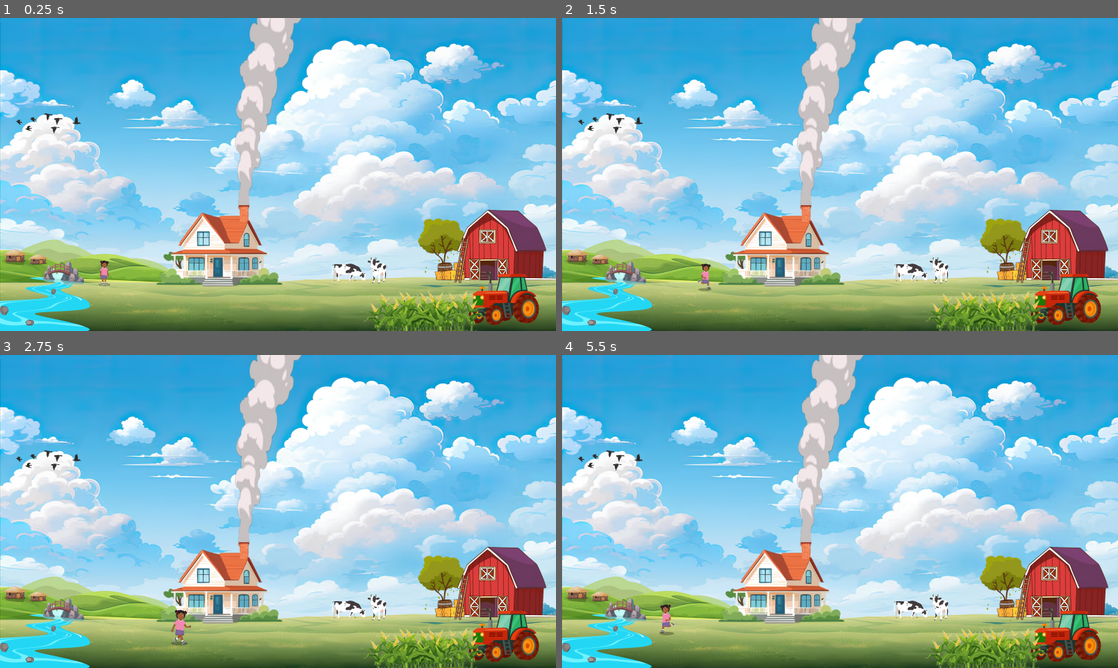
Above: before the commit, frames 1-4 (two rows, left to right).
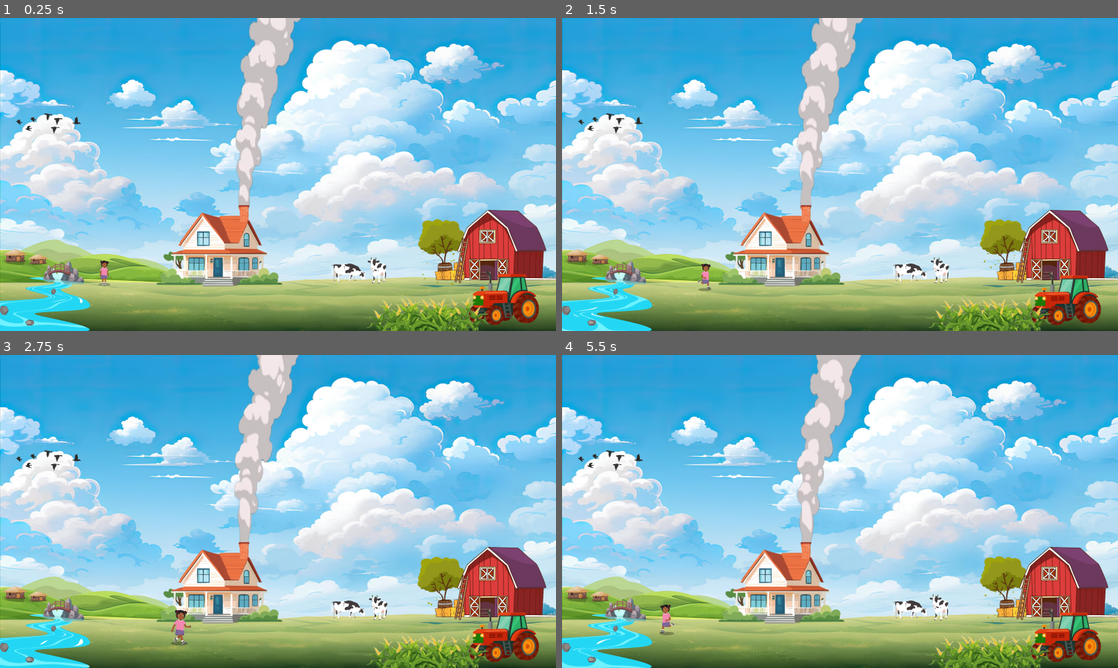
Above: after the commit, the same moments.

Repository: HumaidEbrahim/Arcademia
Game: Godot game, scene res://levels/openworld/FarmMap.tscn
The game is run twice, just before and just after one commit, with the same random seed, the same clock (stepped at 60 frames per second) and the same inputs.
Inputs:
- Up to frame 1 (0.25 s): no input
- Up to frame 2 (1.5 s): hold Right (move_right) 0.53-1.28 s; tap A (btn_1) at 0.6 s; hold Down (move_down) from 1.28 s (still down); tap S (btn_2) at 1.35 s
- Up to frame 3 (2.75 s): release Down (move_down) at 2.03 s; hold Right (move_right) from 2.03 s (still down); tap D (btn_3) at 2.1 s
- Up to frame 4 (5.5 s): release Right (move_right) at 2.78 s; hold Up (move_up) 2.78-3.53 s; tap one key every 0.75 s from 2.85 s: F (btn_4) A (btn_1) S (btn_2) D (btn_3); hold Left (move_left) 3.53-5.03 s; hold Down (move_down) from 5.03 s (still down)

The runs differ from the first frame. In frame 1, 2.6% of the frame differs, in the area x 0-88%, y 0-100%; in frame 2, 2.7%; in frame 3, 4.8%; in frame 4, 5.0%, in the area x 0-97%, y 0-100%.

Commit message:
autoplay animations

Diff:
--- a/levels/Test.tscn
+++ /dev/null
@@ -1,19 +0,0 @@
-[gd_scene load_steps=3 format=3 uid="uid://t1s3s7gdchyp"]
-
-[ext_resource type="PackedScene" uid="uid://c4phshtsyfg0g" path="res://ui/blocks/scenes/main_ui.tscn" id="1_412ku"]
-[ext_resource type="Texture2D" uid="uid://bxa0wb3rnanpe" path="res://assets/field.png" id="2_0lldd"]
-
-[node name="Test" type="Node2D"]
-
-[node name="MainUI" parent="." instance=ExtResource("1_412ku")]
-offset_left = -3.0
-offset_top = -4.00003
-offset_right = 1917.0
-offset_bottom = 1076.0
-
-[node name="TextureRect" type="TextureRect" parent="."]
-offset_left = 316.0
-offset_top = 411.0
-offset_right = 1416.0
-offset_bottom = 1311.0
-texture = ExtResource("2_0lldd")
--- /dev/null
+++ b/levels/lvl1/FarmTractor.tscn
@@ -0,0 +1,3 @@
+[gd_scene format=3 uid="uid://cdjcvpjiowwki"]
+
+[node name="FarmTractor" type="Node2D"]
--- a/levels/openworld/FarmMap.tscn
+++ b/levels/openworld/FarmMap.tscn
@@ -214,7 +214,7 @@
 "texture": ExtResource("13_5hgic")
 }],
 "loop": true,
-"name": &"default",
+"name": &"Smoke",
 "speed": 8.0
 }]
 
@@ -250,32 +250,6 @@
 "loop": true,
 "name": &"default",
 "speed": 2.0
-}]
-
-[sub_resource type="SpriteFrames" id="SpriteFrames_nhv08"]
-animations = [{
-"frames": [{
-"duration": 1.0,
-"texture": ExtResource("28_4t6sw")
-}, {
-"duration": 1.0,
-"texture": ExtResource("29_pmr81")
-}, {
-"duration": 1.0,
-"texture": ExtResource("30_rmhjy")
-}, {
-"duration": 1.0,
-"texture": ExtResource("31_f4d0c")
-}, {
-"duration": 1.0,
-"texture": ExtResource("32_mcune")
-}, {
-"duration": 1.0,
-"texture": ExtResource("33_vom2k")
-}],
-"loop": true,
-"name": &"default",
-"speed": 6.0
 }]
 
 [sub_resource type="SpriteFrames" id="SpriteFrames_axulr"]
@@ -357,6 +331,32 @@
 "loop": true,
 "name": &"default",
 "speed": 5.0
+}]
+
+[sub_resource type="SpriteFrames" id="SpriteFrames_nhv08"]
+animations = [{
+"frames": [{
+"duration": 1.0,
+"texture": ExtResource("28_4t6sw")
+}, {
+"duration": 1.0,
+"texture": ExtResource("29_pmr81")
+}, {
+"duration": 1.0,
+"texture": ExtResource("30_rmhjy")
+}, {
+"duration": 1.0,
+"texture": ExtResource("31_f4d0c")
+}, {
+"duration": 1.0,
+"texture": ExtResource("32_mcune")
+}, {
+"duration": 1.0,
+"texture": ExtResource("33_vom2k")
+}],
+"loop": true,
+"name": &"default",
+"speed": 6.0
 }]
 
 [node name="FarmMap" type="Node2D"]
@@ -369,6 +369,7 @@
 position = Vector2(1279.5, 691.25)
 scale = Vector2(0.272917, 0.319792)
 sprite_frames = SubResource("SpriteFrames_lvoov")
+autoplay = "default"
 frame_progress = 0.701616
 
 [node name="Birds" type="AnimatedSprite2D" parent="."]
@@ -381,12 +382,14 @@
 position = Vector2(758, 274)
 scale = Vector2(1.7549, 3.57843)
 sprite_frames = SubResource("SpriteFrames_goeqc")
-frame_progress = 0.936765
+animation = &"Smoke"
+autoplay = "Smoke"
 
 [node name="Barn" type="AnimatedSprite2D" parent="."]
 position = Vector2(1399, 656)
 scale = Vector2(0.389706, 0.389706)
 sprite_frames = SubResource("SpriteFrames_nvegv")
+autoplay = "default"
 frame_progress = 0.999259
 
 [node name="FarmMapHouse" type="Sprite2D" parent="."]
@@ -398,24 +401,21 @@
 position = Vector2(1450, 804)
 scale = Vector2(0.197998, 0.197998)
 sprite_frames = SubResource("SpriteFrames_qovtx")
+autoplay = "default"
 frame_progress = 0.0652872
-
-[node name="Mielie" type="AnimatedSprite2D" parent="."]
-position = Vector2(1216, 856)
-scale = Vector2(0.352539, 0.221191)
-sprite_frames = SubResource("SpriteFrames_nhv08")
-frame_progress = 0.903062
 
 [node name="Cow1" type="AnimatedSprite2D" parent="."]
 position = Vector2(1003.97, 731.003)
 scale = Vector2(0.101509, 0.0850708)
 sprite_frames = SubResource("SpriteFrames_axulr")
+autoplay = "default"
 frame_progress = 0.789242
 
 [node name="Cow2" type="AnimatedSprite2D" parent="."]
 position = Vector2(1088.13, 724.781)
 scale = Vector2(0.158488, 0.158488)
 sprite_frames = SubResource("SpriteFrames_ayt2f")
+autoplay = "default"
 frame_progress = 0.494019
 
 [node name="Huts2" type="Sprite2D" parent="."]
@@ -427,6 +427,7 @@
 position = Vector2(53, 824.875)
 scale = Vector2(0.406738, 0.420166)
 sprite_frames = SubResource("SpriteFrames_cdtih")
+autoplay = "default"
 frame_progress = 0.747943
 
 [node name="Bridge" type="Sprite2D" parent="."]
@@ -435,3 +436,10 @@
 texture = ExtResource("62_kjeei")
 
 [node name="Player" parent="." instance=ExtResource("73_htkvy")]
+
+[node name="Mielie" type="AnimatedSprite2D" parent="."]
+position = Vector2(1226, 874)
+scale = Vector2(0.352539, 0.221191)
+sprite_frames = SubResource("SpriteFrames_nhv08")
+autoplay = "default"
+frame_progress = 0.903062
--- a/project.godot
+++ b/project.godot
@@ -19,7 +19,6 @@
 
 window/size/viewport_width=1600
 window/size/viewport_height=900
-window/size/mode=3
 window/stretch/mode="viewport"
 
 [input]
Binary file removed: assets/field.png
Not shown, removed: assets/field.png.import
